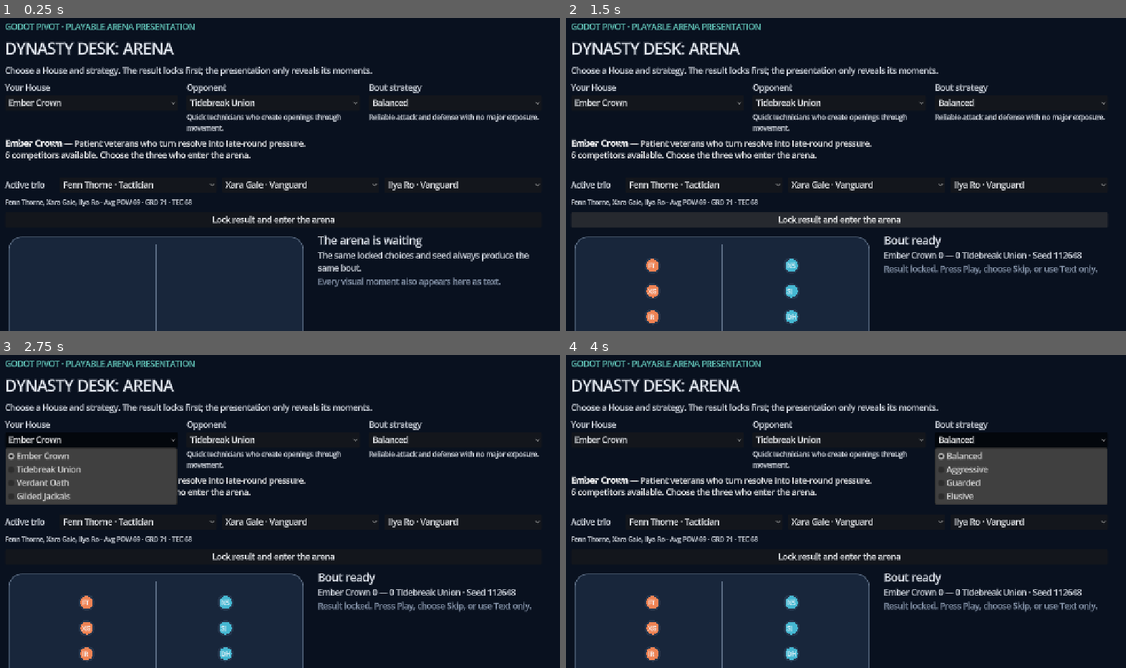
Above: before the commit, frames 1-4 (two rows, left to right).
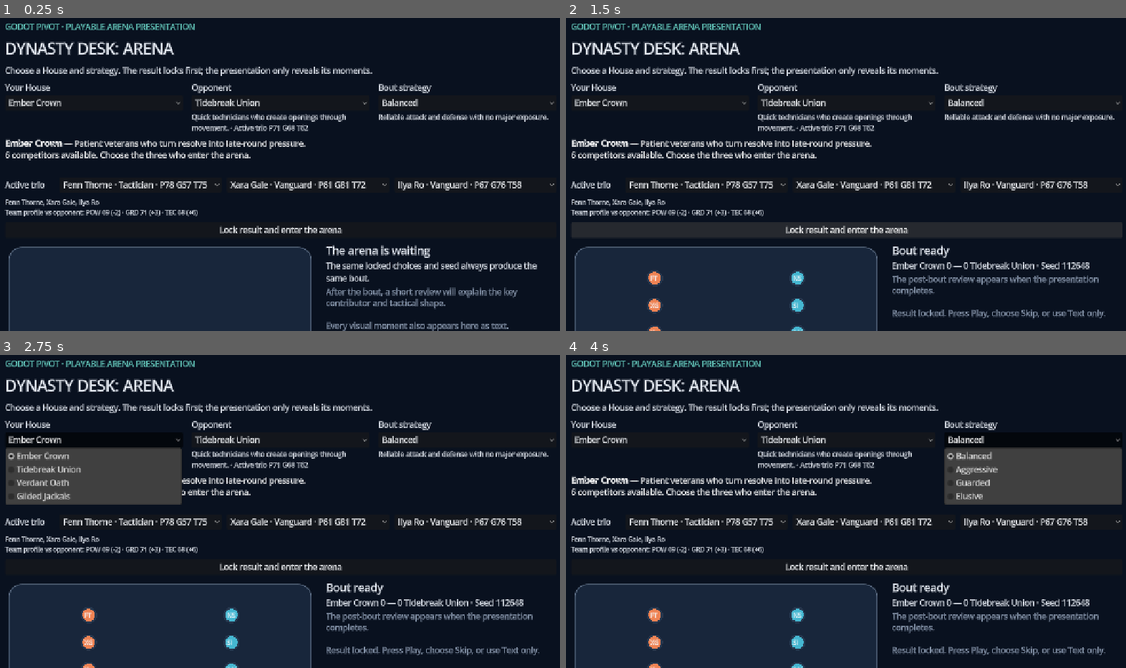
Above: after the commit, the same moments.

Repository: MightyOwl1484/dynasty-desk
Game: Godot game, scene res://main.tscn
Same seed, same stepped clock (60 frames per second), same inputs: the game is played once before the commit and once after it.
Inputs:
- Up to frame 1 (0.25 s): no input
- Up to frame 2 (1.5 s): click "Lock result and enter the are…" at 0.5 s; click "Lock result and enter the are…" at 1.25 s
- Up to frame 3 (2.75 s): click "Ember Crown" at 2 s
- Up to frame 4 (4 s): click "Tidebreak Union" at 2.75 s; click "Balanced" at 3.5 s

The runs differ from the first frame. In frame 1, 9.7% of the frame differs, in the area x 0-99%, y 21-100%; in frame 2, 15%, in the area x 0-100%, y 21-100%; in frame 3, 9.9%; in frame 4, 11%.

Commit message:
Explain lineup choices and bout results

Diff:
--- a/game/src/main.gd
+++ b/game/src/main.gd
@@ -2,6 +2,7 @@
 
 const PrototypeLeague = preload("res://src/data/prototype_league.gd")
 const ArenaMatchResolver = preload("res://src/simulation/arena_match_resolver.gd")
+const BoutAnalysis = preload("res://src/simulation/bout_analysis.gd")
 const ArenaPresentation = preload("res://src/presentation/arena_presentation.gd")
 const ArenaView = preload("res://src/presentation/arena_view.gd")
 
@@ -24,6 +25,7 @@
 var _lineup_summary: Label
 var _result_heading: Label
 var _score_label: Label
+var _explanation_label: RichTextLabel
 var _status_label: Label
 var _event_log: RichTextLabel
 var _arena_view: ArenaView
@@ -252,6 +254,14 @@
 	_score_label.autowrap_mode = TextServer.AUTOWRAP_WORD_SMART
 	column.add_child(_score_label)
 
+	_explanation_label = RichTextLabel.new()
+	_explanation_label.bbcode_enabled = true
+	_explanation_label.fit_content = true
+	_explanation_label.custom_minimum_size = Vector2(320, 72)
+	_explanation_label.accessibility_name = "Post-bout explanation"
+	_explanation_label.text = "[color=#92a1b7]After the bout, a short review will explain the key contributor and tactical shape.[/color]"
+	column.add_child(_explanation_label)
+
 	_event_log = RichTextLabel.new()
 	_event_log.bbcode_enabled = true
 	_event_log.custom_minimum_size = Vector2(320, 240)
@@ -295,7 +305,10 @@
 		var picker := _lineup_pickers[slot]
 		picker.clear()
 		for competitor in house["roster"]:
-			picker.add_item("%s · %s" % [competitor["name"], str(competitor.get("archetype", "competitor")).capitalize()])
+			picker.add_item("%s · %s · P%d G%d T%d" % [
+				competitor["name"], str(competitor.get("archetype", "competitor")).capitalize(),
+				competitor["power"], competitor["guard"], competitor["technique"]
+			])
 			picker.set_item_metadata(picker.item_count - 1, competitor["id"])
 		picker.select(mini(slot, picker.item_count - 1))
 	_update_lineup_summary()
@@ -305,8 +318,13 @@
 	if not _house_summary or _opponent_picker.item_count == 0:
 		return
 	var opponent := _selected_opponent()
-	_opponent_summary.text = opponent["identity"]
+	var profile := _lineup_profile(opponent["roster"].slice(0, 3))
+	_opponent_summary.text = "%s · Active trio P%d G%d T%d" % [
+		opponent["identity"], profile["power"], profile["guard"], profile["technique"]
+	]
 	_house_summary.accessibility_description = "Selected opponent: %s. %s" % [opponent["name"], opponent["identity"]]
+	if _lineup_pickers.all(func(picker: OptionButton) -> bool: return picker.item_count > 0):
+		_update_lineup_summary()
 
 
 func _update_lineup_summary(_index: int = 0) -> void:
@@ -315,19 +333,19 @@
 	var house: Dictionary = _houses[_house_picker.selected]
 	var selected: Array[Dictionary] = _selected_lineup(house)
 	var names: Array[String] = []
-	var total_power: int = 0
-	var total_guard: int = 0
-	var total_technique: int = 0
 	for competitor in selected:
 		names.append(competitor["name"])
-		total_power += int(competitor["power"])
-		total_guard += int(competitor["guard"])
-		total_technique += int(competitor["technique"])
+	var profile := _lineup_profile(selected)
+	var opponent_profile := _lineup_profile(_selected_opponent()["roster"].slice(0, 3))
 	var duplicate_warning := " · Choose three different competitors." if _lineup_has_duplicates(selected) else ""
-	_lineup_summary.text = "%s · Avg POW %d · GRD %d · TEC %d%s" % [
-		", ".join(names), roundi(total_power / 3.0), roundi(total_guard / 3.0),
-		roundi(total_technique / 3.0), duplicate_warning
+	_lineup_summary.text = "%s\nTeam profile vs opponent: POW %d (%+d) · GRD %d (%+d) · TEC %d (%+d)%s" % [
+		", ".join(names),
+		profile["power"], profile["power"] - opponent_profile["power"],
+		profile["guard"], profile["guard"] - opponent_profile["guard"],
+		profile["technique"], profile["technique"] - opponent_profile["technique"],
+		duplicate_warning
 	]
+	_lineup_summary.accessibility_description = _lineup_summary.text
 
 
 func _update_strategy_summary(index: int) -> void:
@@ -357,6 +375,7 @@
 	_arena_view.configure(player_house, opponent_house)
 	_revealed_events.clear()
 	_event_log.text = "[color=#92a1b7]Result locked. Press Play, choose Skip, or use Text only.[/color]"
+	_explanation_label.text = "[color=#92a1b7]The post-bout review appears when the presentation completes.[/color]"
 	_result_heading.text = "Bout ready"
 	_score_label.text = "%s 0 — 0 %s · Seed %d" % [player_house["name"], opponent_house["name"], _last_result["seed"]]
 	_status_label.text = "Ready · %s" % _presentation.progress_text()
@@ -425,6 +444,7 @@
 	_revealed_events.clear()
 	_arena_view.reset_view()
 	_event_log.text = "[color=#92a1b7]Replay ready. The locked result and event order are unchanged.[/color]"
+	_explanation_label.text = "[color=#92a1b7]The post-bout review will return at the end of this replay.[/color]"
 	_result_heading.text = "Replay ready"
 	var home_house := _house_by_id(_last_result["home_house_id"])
 	var away_house := _house_by_id(_last_result["away_house_id"])
@@ -450,6 +470,8 @@
 	_play_button.disabled = true
 	_skip_button.disabled = true
 	_replay_button.disabled = false
+	var analysis := BoutAnalysis.summarize(_last_result, home_house, away_house)
+	_explanation_label.text = "[b]Why it happened[/b]\n%s\n[color=#92a1b7]%s[/color]" % [analysis["headline"], analysis["detail"]]
 	_event_log.grab_focus()
 
 
@@ -504,3 +526,16 @@
 	for competitor in lineup:
 		ids[competitor["id"]] = true
 	return ids.size() != lineup.size()
+
+
+func _lineup_profile(lineup: Array) -> Dictionary:
+	var totals := {"power": 0, "guard": 0, "technique": 0}
+	for competitor in lineup:
+		for attribute in totals:
+			totals[attribute] += int(competitor[attribute])
+	var divisor: float = maxf(1.0, float(lineup.size()))
+	return {
+		"power": roundi(totals["power"] / divisor),
+		"guard": roundi(totals["guard"] / divisor),
+		"technique": roundi(totals["technique"] / divisor)
+	}
--- a/game/src/simulation/arena_match_resolver.gd
+++ b/game/src/simulation/arena_match_resolver.gd
@@ -2,7 +2,7 @@
 extends RefCounted
 
 const DeterministicRng = preload("res://src/simulation/deterministic_rng.gd")
-const RESOLVER_VERSION: String = "arena-0.1.0"
+const RESOLVER_VERSION: String = "arena-0.2.0"
 const STRATEGIES: Dictionary = {
 	"balanced": {"attack": 1.0, "defense": 1.0, "tempo": 0},
 	"aggressive": {"attack": 1.13, "defense": 0.90, "tempo": 3},
@@ -56,6 +56,9 @@
 				"type": "decisive_exchange" if points == 2 else "narrow_exchange",
 				"house_id": event_house["id"],
 				"competitor_id": event_competitor["id"],
+				"competitor_name": event_competitor["name"],
+				"points": points,
+				"margin": absf(margin),
 				"home_score": home_score,
 				"away_score": away_score,
 				"text": _event_text(event_competitor["name"], event_house["name"], points)
@@ -134,6 +137,9 @@
 		"type": "resolve_tiebreak",
 		"house_id": house["id"],
 		"competitor_id": "",
+		"competitor_name": "",
+		"points": 1,
+		"margin": 0.0,
 		"home_score": home_score,
 		"away_score": away_score,
 		"text": "%s holds its nerve and claims the deciding point." % house["name"]
--- /dev/null
+++ b/game/src/simulation/bout_analysis.gd
@@ -0,0 +1,59 @@
+class_name BoutAnalysis
+extends RefCounted
+
+const STRATEGY_NOTES: Dictionary = {
+	"balanced": "Balanced kept pressure and protection even across all three rounds.",
+	"aggressive": "Aggressive created more pressure while accepting weaker protection.",
+	"guarded": "Guarded traded attacking chances for stronger protection and patience.",
+	"elusive": "Elusive used movement to create openings without taking maximum risk."
+}
+
+
+static func summarize(result: Dictionary, home_house: Dictionary, away_house: Dictionary) -> Dictionary:
+	var winner_house: Dictionary = home_house if result["winner_id"] == home_house["id"] else away_house
+	var winning_strategy: String = (
+		str(result["home_strategy"])
+		if winner_house["id"] == home_house["id"]
+		else str(result["away_strategy"])
+	)
+	var points_by_competitor: Dictionary = {}
+	var decisive_exchanges: int = 0
+	var narrow_exchanges: int = 0
+
+	for event in result["events"]:
+		if event["type"] == "decisive_exchange":
+			decisive_exchanges += 1
+		elif event["type"] == "narrow_exchange":
+			narrow_exchanges += 1
+		if event["house_id"] != winner_house["id"] or str(event["competitor_id"]).is_empty():
+			continue
+		var competitor_id: String = str(event["competitor_id"])
+		points_by_competitor[competitor_id] = int(points_by_competitor.get(competitor_id, 0)) + int(event.get("points", 1))
+
+	var leader_id: String = ""
+	var leader_name: String = ""
+	var leader_points: int = -1
+	for event in result["events"]:
+		if event["house_id"] != winner_house["id"] or str(event["competitor_id"]).is_empty():
+			continue
+		var competitor_id: String = str(event["competitor_id"])
+		var points: int = int(points_by_competitor.get(competitor_id, 0))
+		if points > leader_points:
+			leader_id = competitor_id
+			leader_name = str(event["competitor_name"])
+			leader_points = points
+	assert(not leader_id.is_empty(), "A completed bout needs a leading competitor")
+
+	var score_margin: int = absi(int(result["home_score"]) - int(result["away_score"]))
+	return {
+		"leader_id": leader_id,
+		"leader_name": leader_name,
+		"leader_points": leader_points,
+		"winning_strategy": winning_strategy,
+		"decisive_exchanges": decisive_exchanges,
+		"narrow_exchanges": narrow_exchanges,
+		"headline": "%s led %s with %d exchange points." % [leader_name, winner_house["name"], leader_points],
+		"detail": "%s Final margin: %d. The bout contained %d decisive and %d narrow exchanges." % [
+			STRATEGY_NOTES[winning_strategy], score_margin, decisive_exchanges, narrow_exchanges
+		]
+	}
--- a/game/tests/run_tests.gd
+++ b/game/tests/run_tests.gd
@@ -3,6 +3,7 @@
 const PrototypeLeague = preload("res://src/data/prototype_league.gd")
 const ArenaMatchResolver = preload("res://src/simulation/arena_match_resolver.gd")
 const ArenaPresentation = preload("res://src/presentation/arena_presentation.gd")
+const BoutAnalysis = preload("res://src/simulation/bout_analysis.gd")
 
 var _failures: int = 0
 
@@ -18,9 +19,10 @@
 	_test_result_has_one_winner_and_events()
 	_test_presentation_reveals_without_mutating_result()
 	_test_presentation_pause_skip_and_replay()
+	_test_bout_analysis_explains_locked_result()
 
 	if _failures == 0:
-		print("PASS: 6 arena content, simulation, and presentation tests")
+		print("PASS: 7 arena content, simulation, presentation, and analysis tests")
 	else:
 		push_error("FAIL: %d arena simulation assertions" % _failures)
 	quit(_failures)
@@ -53,7 +55,8 @@
 	_expect(result["home_score"] != result["away_score"], "tied bouts receive a deciding point")
 	_expect(result["winner_id"] in [houses[0]["id"], houses[1]["id"]], "winner belongs to the bout")
 	_expect(result["events"].size() >= 9, "every scheduled exchange produces an event")
-	_expect(result["resolver_version"] == "arena-0.1.0", "result records the resolver version")
+	_expect(result["resolver_version"] == "arena-0.2.0", "result records the resolver version")
+	_expect(result["events"].all(func(event: Dictionary) -> bool: return event.has("points") and event.has("margin") and event.has("competitor_name")), "events expose contributor, points, and margin for explanation")
 
 
 func _test_presentation_reveals_without_mutating_result() -> void:
@@ -90,6 +93,22 @@
 	_expect(is_equal_approx(presentation.event_interval_seconds(), 0.4), "speed changes pacing without changing events")
 
 
+func _test_bout_analysis_explains_locked_result() -> void:
+	var houses := PrototypeLeague.create_houses()
+	var selected_house: Dictionary = houses[0].duplicate(true)
+	selected_house["roster"] = houses[0]["roster"].slice(3, 6)
+	var result := ArenaMatchResolver.resolve_bout(selected_house, houses[1], 104729, "aggressive", "guarded")
+	var original := result.duplicate(true)
+	var analysis := BoutAnalysis.summarize(result, selected_house, houses[1])
+	_expect(not str(analysis["leader_name"]).is_empty(), "post-bout analysis identifies a leading competitor")
+	_expect(int(analysis["leader_points"]) > 0, "post-bout analysis counts the leader's exchange points")
+	if result["winner_id"] == selected_house["id"]:
+		var selected_ids: Array = selected_house["roster"].map(func(competitor: Dictionary) -> String: return competitor["id"])
+		_expect(analysis["leader_id"] in selected_ids, "post-bout analysis respects a manager-selected lineup")
+	_expect(str(analysis["detail"]).contains("Final margin"), "post-bout analysis explains the tactical shape and margin")
+	_expect(result == original, "post-bout analysis does not mutate the locked result")
+
+
 func _expect(condition: bool, message: String) -> void:
 	if condition:
 		print("PASS: %s" % message)
Not shown, changed: README.md
Not shown, changed: docs/ARCHITECTURE.md
Not shown, changed: docs/GAMEPLAY_REVIEW.md
Not shown, changed: docs/ROADMAP.md
